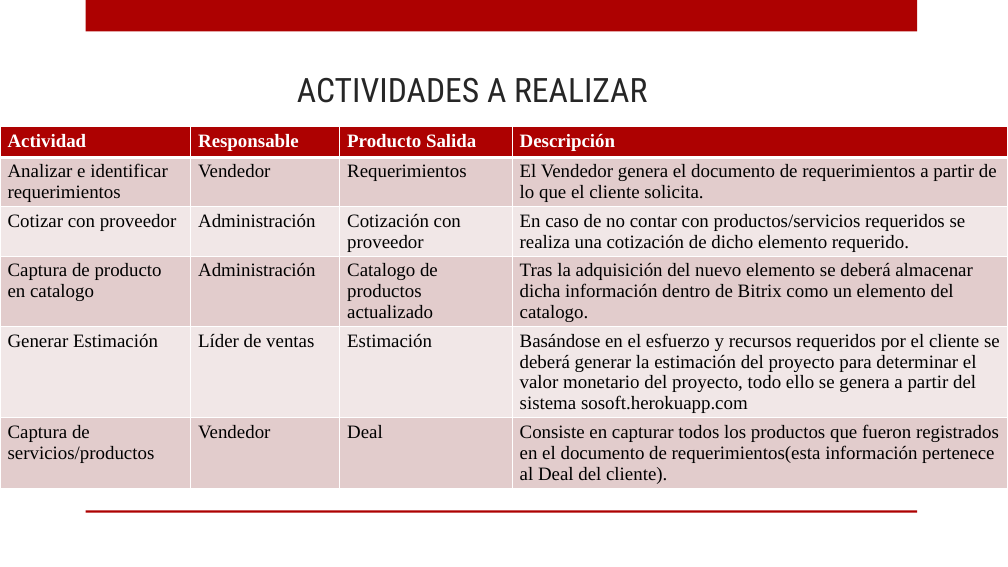
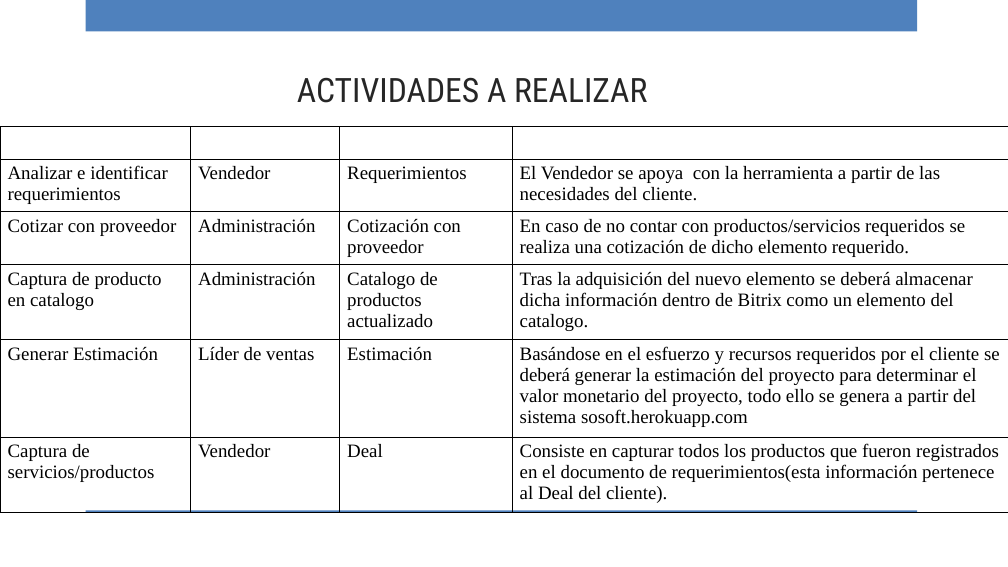
Before and after one commit to ricardo-novelasos/SOSQTP, a slide deck: slide 10 of capacitacion.pptx. Drawn at 1008x567 pixels with LibreOffice and Linux fonts; fonts in the diff are those of the drawing; background and template pictures are left out. Boxes give left, top, right and bottom in pixels: in the first picture for what was removed or moved away, otherwise in the second. Text is boxed around its words. In the diff, an @@ line names an element or a change of style, - is before the commit and + after.

```diff
--- a/capacitacion.pptx
+++ b/capacitacion.pptx
@@ rectangle at <box>85,0,917,32</box>: fill #AD0101 to #4F81BD @@
@@ table at <box>0,126,1008,514</box> @@
-row 2, column 4: El Vendedor genera el documento de requerimientos a partir de lo que el cliente solicita.
+row 2, column 4: El Vendedor se apoya con la herramienta a partir de las necesidades del cliente.
@@ fill #AD0101 to none in row 1 @@
@@ fill #E3CCCC to none in 12 cells @@
@@ fill #F1E7E7 to none in 8 cells @@
@@ borders changed @@
@@ rectangle at <box>85,510,917,513</box>: fill #AD0101 to #4F81BD @@
```
Also in this commit, not shown: 42 other slides changed, 4 slides added, 4 slides removed.
